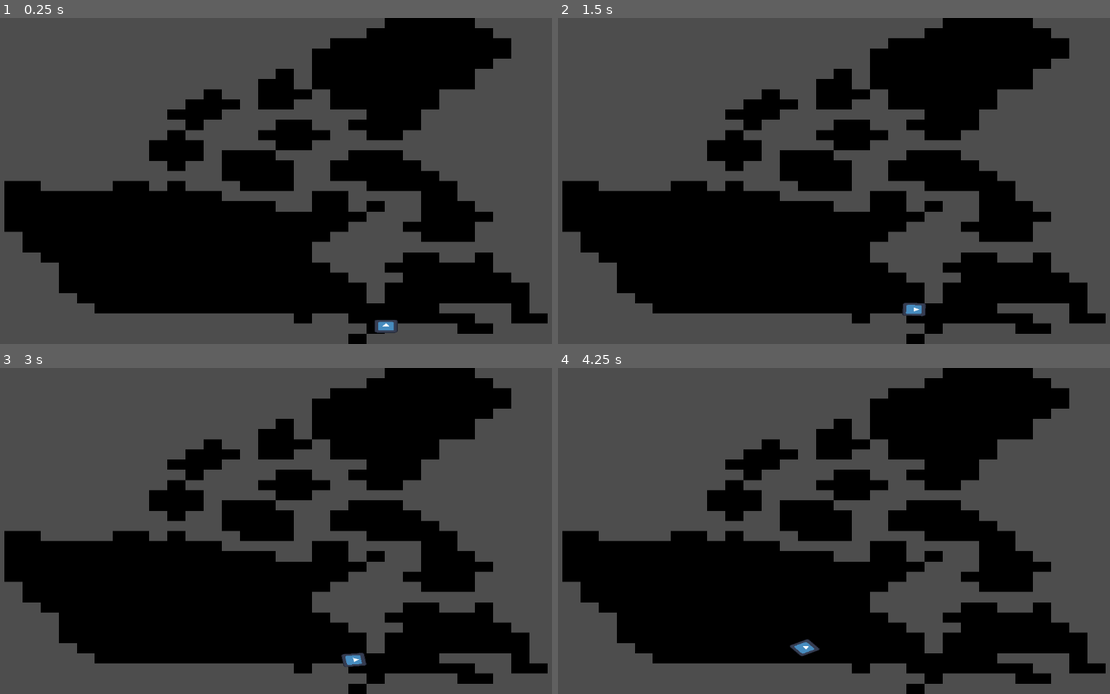
Above: before the commit, frames 1-4 (two rows, left to right).
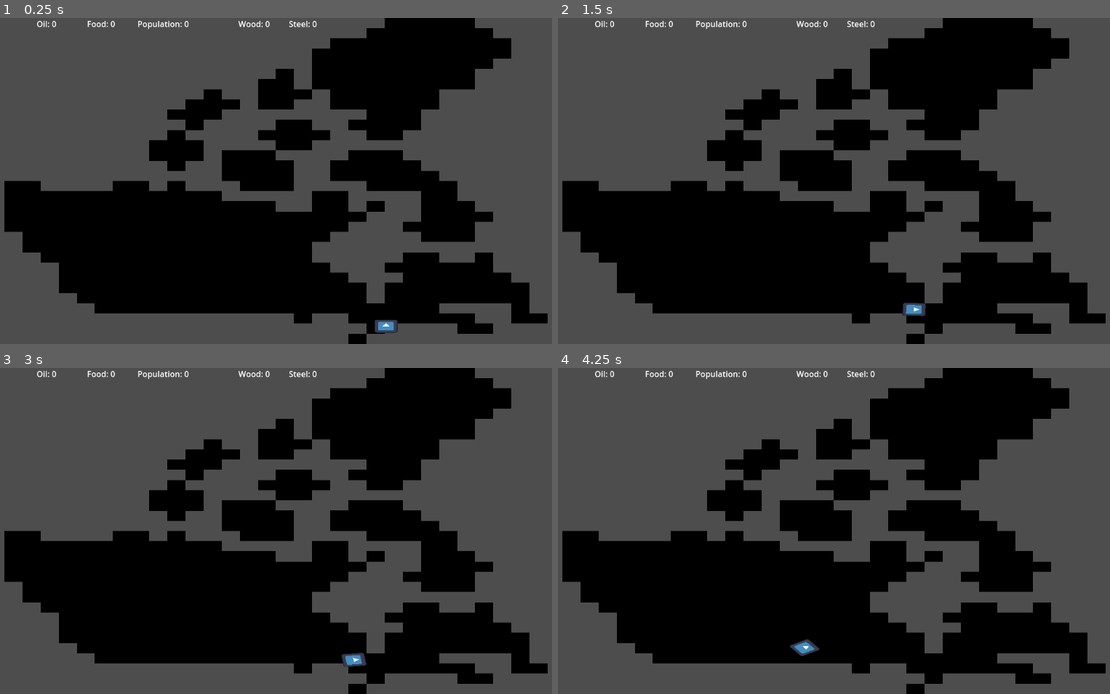
Above: after the commit, the same moments.

Repository: Atron1792/MRUHacks2024
Game: Godot game, scene res://MapTravaler/MiniMap.tscn
The game is run twice, just before and just after one commit, with the same random seed, the same clock (stepped at 60 frames per second) and the same inputs. The engine's default icon, where the game draws it, is replaced by a stand-in: a white triangle on a blue panel in a dark square.
Inputs:
- Up to frame 1 (0.25 s): no input
- Up to frame 2 (1.5 s): tap Space at 0.77 s
- Up to frame 3 (3 s): tap Space at 1.52, 2.75 s; tap Enter at 2 s
- Up to frame 4 (4.25 s): tap Space at 3.02, 3.77 s

The runs differ from the first frame. In frame 1, 0.3% of the frame differs, in the area x 6-58%, y 0-4%; in frame 2, 0.3%; in frame 3, 0.3%; in frame 4, 0.3%.

Commit message:
Test Push

Diff:
--- a/MapTravaler/MiniMap.tscn
+++ b/MapTravaler/MiniMap.tscn
@@ -1,8 +1,9 @@
-[gd_scene load_steps=5 format=3 uid="uid://dfq5e7nx5svht"]
+[gd_scene load_steps=6 format=3 uid="uid://dfq5e7nx5svht"]
 
 [ext_resource type="Texture2D" uid="uid://cp0ixghqrekxm" path="res://assests/canada_map.png" id="1_0d7rr"]
 [ext_resource type="Script" path="res://MapTravaler/path_follow_2d.gd" id="2_2cbrk"]
 [ext_resource type="PackedScene" uid="uid://b5fpidkfeyhv8" path="res://MapTravaler/TrainIcon.tscn" id="2_hyd8h"]
+[ext_resource type="Script" path="res://UI/UI Scripts/oil_init.gd" id="4_pimux"]
 
 [sub_resource type="Curve2D" id="Curve2D_h7x0o"]
 _data = {
@@ -23,9 +24,42 @@
 
 [node name="PathFollow2D" type="PathFollow2D" parent="Sprite2D/Path2D"]
 position = Vector2(6.72585, 13.4815)
-rotation = 2.39594
+rotation = 2.39597
 script = ExtResource("2_2cbrk")
 
 [node name="TrainIcon" parent="Sprite2D/Path2D/PathFollow2D" instance=ExtResource("2_hyd8h")]
 rotation = -2.39594
-scale = Vector2(1, 1)
+
+[node name="Control" type="Control" parent="."]
+layout_mode = 3
+anchors_preset = 0
+offset_right = 40.0
+offset_bottom = 40.0
+script = ExtResource("4_pimux")
+
+[node name="CanvasLayer" type="CanvasLayer" parent="Control"]
+
+[node name="Oil Text" type="RichTextLabel" parent="Control/CanvasLayer"]
+offset_right = 40.0
+offset_bottom = 40.0
+
+[node name="Food Text" type="RichTextLabel" parent="Control/CanvasLayer"]
+offset_right = 40.0
+offset_bottom = 40.0
+
+[node name="Population Text" type="RichTextLabel" parent="Control/CanvasLayer"]
+offset_right = 40.0
+offset_bottom = 40.0
+
+[node name="Wood Text" type="RichTextLabel" parent="Control/CanvasLayer"]
+offset_right = 40.0
+offset_bottom = 40.0
+
+[node name="Stone Text" type="RichTextLabel" parent="Control/CanvasLayer"]
+offset_right = 40.0
+offset_bottom = 40.0
+
+[node name="Timer" type="Timer" parent="Control/CanvasLayer"]
+wait_time = 5.0
+
+[connection signal="timeout" from="Control/CanvasLayer/Timer" to="Control" method="_on_timer_timeout"]
--- a/UI/UI Scripts/oil_init.gd
+++ b/UI/UI Scripts/oil_init.gd
@@ -17,10 +17,57 @@
 
 #Ready Initilization
 func _ready():
+	$"CanvasLayer/Timer".start()
+
+	$"CanvasLayer/Oil Text".size.x = 100
+	$"CanvasLayer/Food Text".size.x = 100
+	$"CanvasLayer/Population Text".size.x = 130
+	$"CanvasLayer/Wood Text".size.x = 100
+	$"CanvasLayer/Stone Text".size.x = 100
+
+	#Text positioning (x,y)
+	$"CanvasLayer/Oil Text".position = Vector2(100,0)
+	$"CanvasLayer/Food Text".position = Vector2(200,0)
+	$"CanvasLayer/Population Text".position = Vector2(300,0)
+	$"CanvasLayer/Wood Text".position = Vector2(500,0)
+	$"CanvasLayer/Stone Text".position = Vector2(600,0)
+
+
+
+	print(OilInit)
+func _process(delta):
+	resource_texts()
+
+
+func depletion_resource():
+	OilInit -= 5
+	FoodInit -= PeopleInit*0.5
+	if FoodInit > (PeopleInit*1.25):
+		PeopleInit += 1
+	elif FoodInit < (PeopleInit*0.99):
+		PeopleInit -= randi_range(0, .5)*PeopleInit
+
+func resource_texts():
 	$"CanvasLayer/Oil Text".text = "Oil: " + str(OilInit)
 	$"CanvasLayer/Food Text".text = "Food: " + str(FoodInit)
-	$"CanvasLayer/Population Text".text = "Population" + str(PeopleInit)
+	$"CanvasLayer/Population Text".text = "Population: " + str(PeopleInit)
 	$"CanvasLayer/Wood Text".text = "Wood: " + str(WoodInit)
-	$"CanvasLayer/Stone Text".text = "Stone: " + str(StoneInit)
+	$"CanvasLayer/Stone Text".text = "Steel: " + str(StoneInit)
 
-	print(OilInit)
+func add_Oil(Oil):
+	OilInit += Oil
+
+func add_Food(Food):
+	FoodInit += Food
+
+func add_Peps(Peps):
+	PeopleInit += Peps
+
+func add_Wood(Wood):
+	WoodInit += Wood
+
+func add_Steel(steel):
+	StoneInit += steel
+
+func _on_timer_timeout() -> void:
+	depletion_resource()
